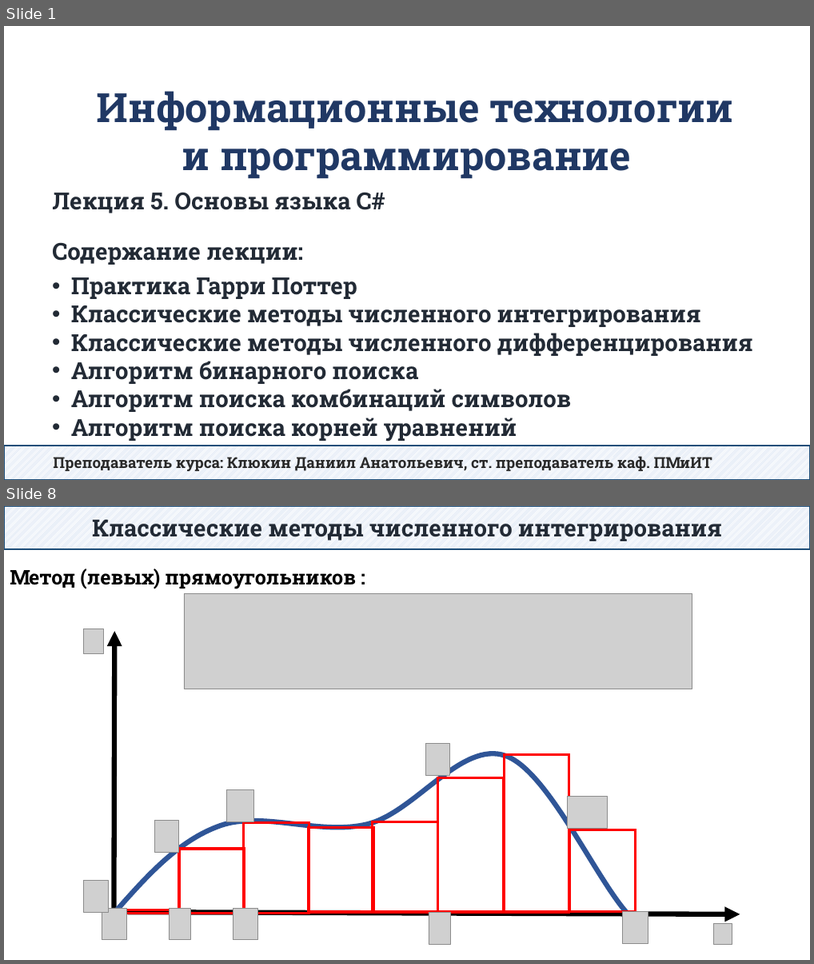
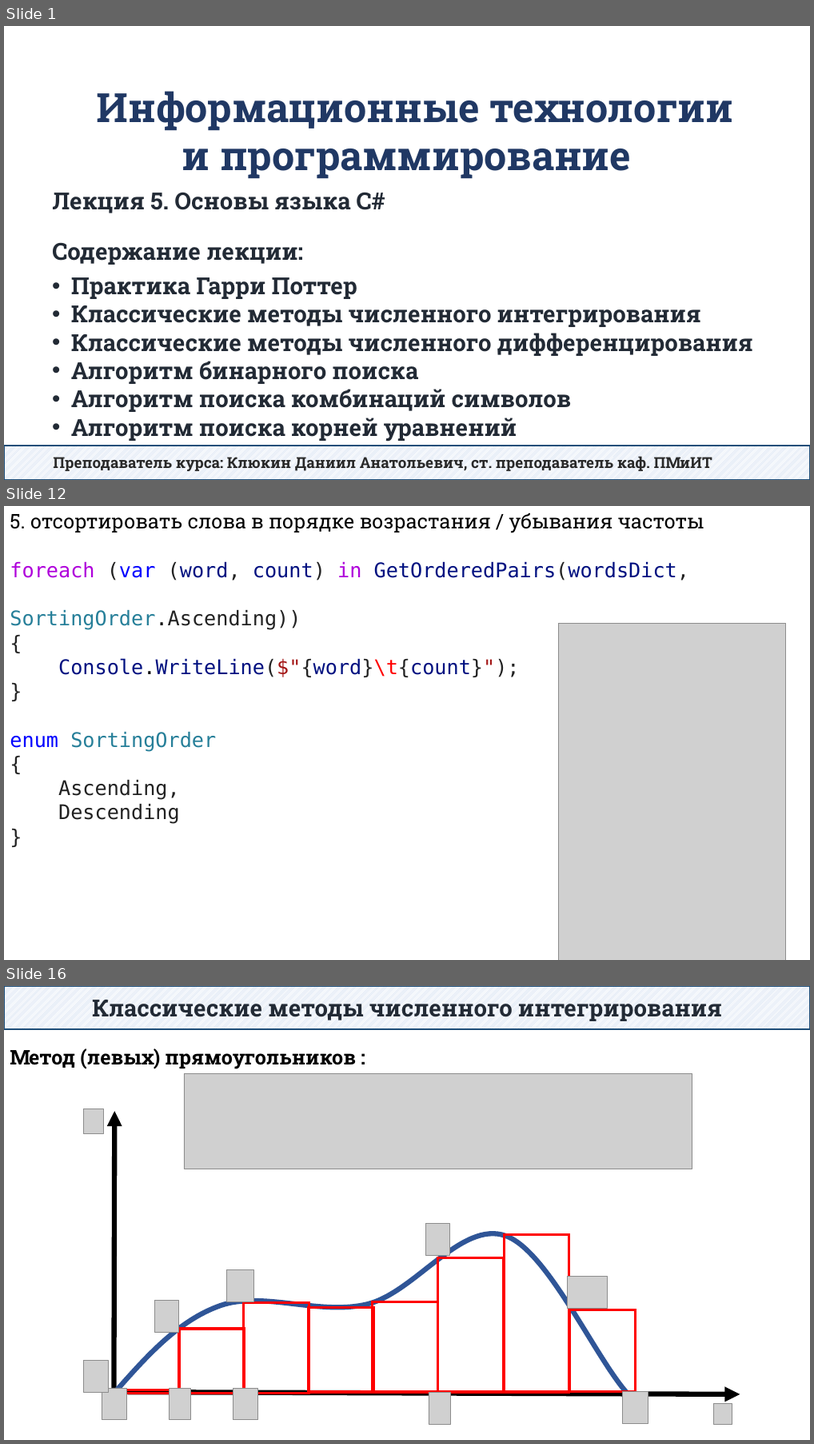
Before and after one commit to DaniilKlyukin/ITiP-1, a slide deck: Лекции/ИТиП лек 5.pptx. Shown one above the other, each under a label of ours: slides 1 and 8 before the commit, slides 1, 12 and 16 after it; the slides between them are not shown. The pictures are 814x964 and 814x1444 pixels, drawn with LibreOffice and Linux fonts; fonts in the diff are those of the drawing; grey boxes stand for pictures. Boxes give left, top, right and bottom in pixels: in the first picture for what was removed or moved away, otherwise in the second. Text is boxed around its words. In the diff, an @@ line names an element or a change of style, - is before the commit and + after.

```diff
--- a/Лекции/ИТиП лек 5.pptx
+++ b/Лекции/ИТиП лек 5.pptx
@@ slide 12 added at [4, 506, 810, 960], background #FFFFFF @@
@@ text added at [10, 513, 705, 824], 24 pt, text #001080 @@
+5. отсортировать слова в порядке возрастания / убывания частоты
+foreach (var (word, count) in GetOrderedPairs(wordsDict, SortingOrder.Ascending))
+{
+Console.WriteLine($"{word}\t{count}");
+}
+enum SortingOrder
+{
+Ascending,
+Descending
+}
@@ picture added at [558, 623, 786, 960] @@
@@ what was slide 8 is now slide 16 @@
```
Also in this commit, not shown: 2 slides changed, 11 other slides added, 4 slides removed, 12 other files.
